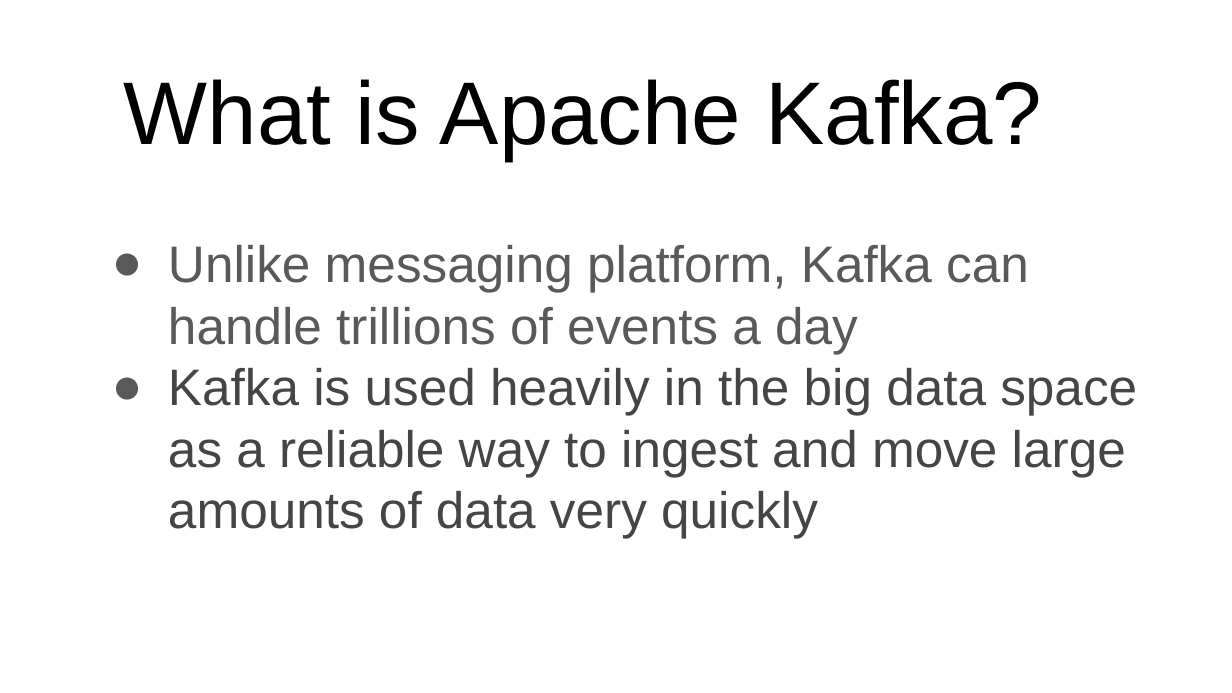
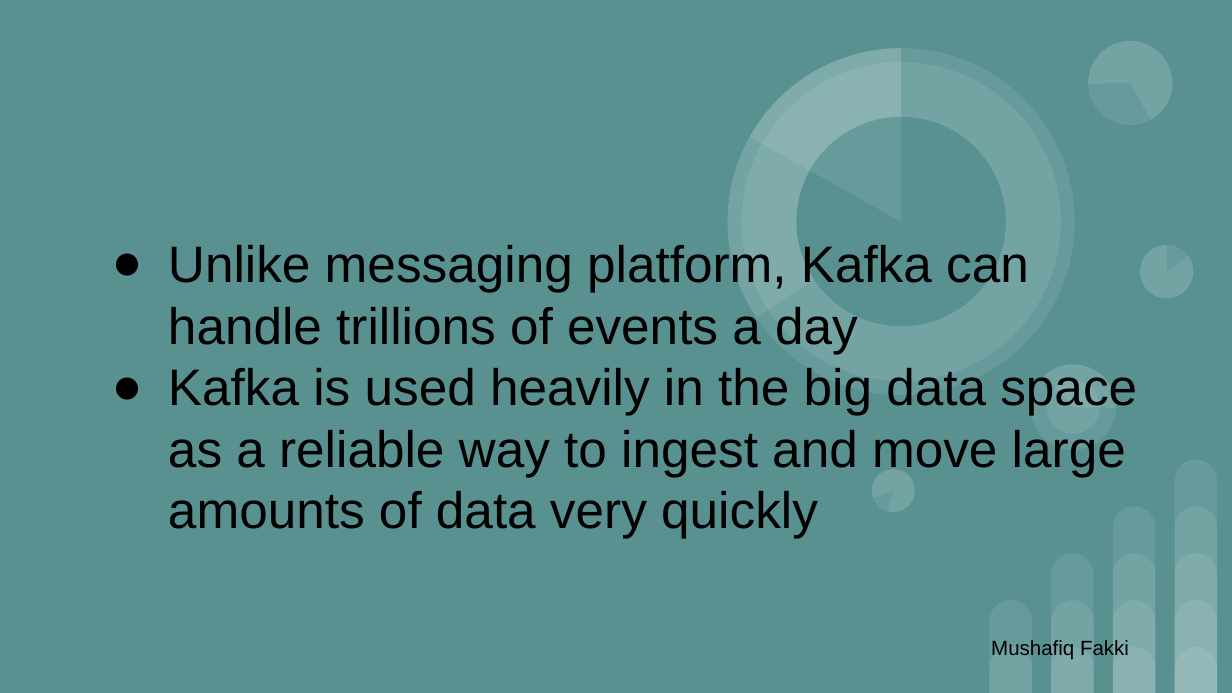
Before and after one commit to AnkitPrakash687/kafka-group06, a slide deck: slide 5 of docs/Group 6 Kafka.pptx. Drawn at 1232x693 pixels with LibreOffice and Linux fonts; fonts in the diff are those of the drawing. Boxes give left, top, right and bottom in pixels: in the first picture for what was removed or moved away, otherwise in the second. Text is boxed around its words. In the diff, an @@ line names an element or a change of style, - is before the commit and + after.

```diff
--- a/docs/Group 6 Kafka.pptx
+++ b/docs/Group 6 Kafka.pptx
@@ background #FFFFFF to #599191 @@
@@ text removed at (124,79,1043,160) @@
-What is Apache Kafka?
@@ text "Unlike messaging platform, Kafka can ..." at (168,245,1137,539): text colour #595959 to #000000 in "Unlike messaging platform, Kafka can handle trillions ..."; text colour #454545 to #000000, highlight #FFFFFF to none in "Kafka is used heavily in the big ..."; bullet colour #595959 to #000000 @@
@@ group added at (680,0,1193,518): 8 ellipses, 6 pie slice (boxed as its full ellipse)s @@
@@ text added at (991,640,1129,660), 12 pt, text #000000 @@
+Mushafiq Fakki
@@ group added at (989,460,1217,692): 14 round same rects @@
```
Also in this commit, not shown: 14 other slides changed, 5 slides added, 2 slides removed.
